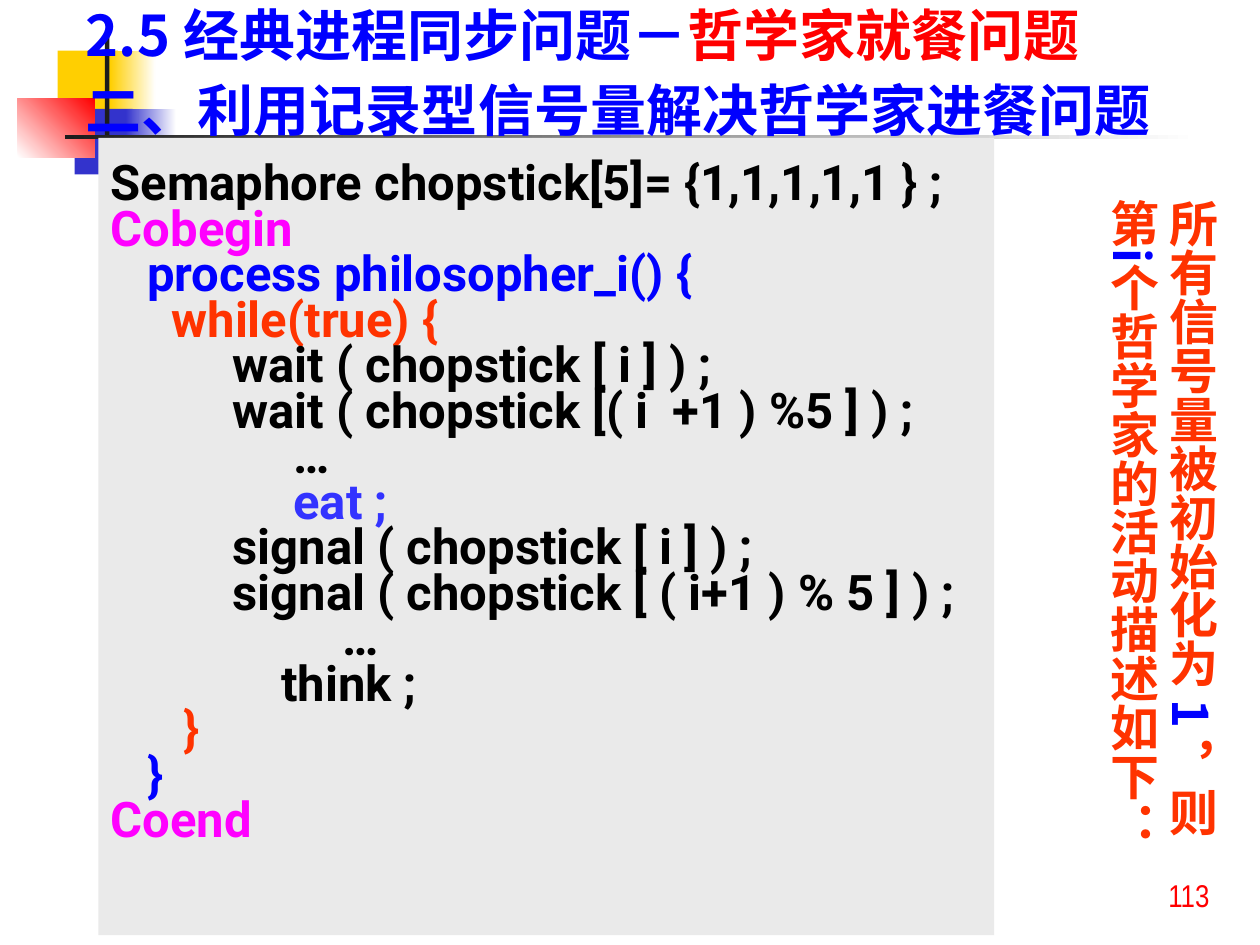
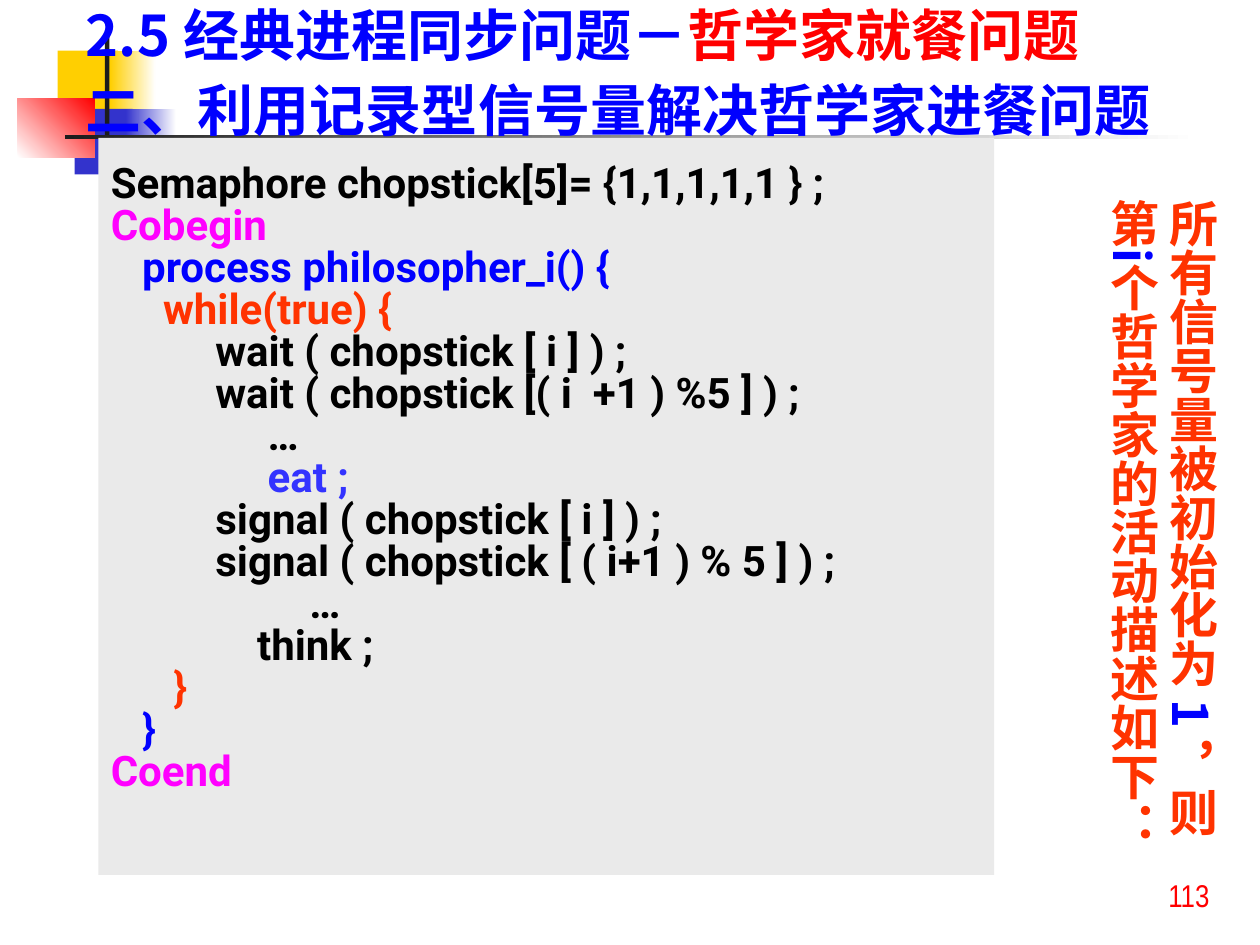
Before and after one commit to zeemeil/zeemeil.github.io, a slide deck: slide 113 of files/2025_2_OS/0909_OS_ch2.pptx. Drawn at 1260x945 pixels with LibreOffice and Linux fonts; fonts in the diff are those of the drawing. Boxes give left, top, right and bottom in pixels: in the first picture for what was removed or moved away, otherwise in the second. Text is boxed around its words. In the diff, an @@ line names an element or a change of style, - is before the commit and + after.

```diff
--- a/files/2025_2_OS/0909_OS_ch2.pptx
+++ b/files/2025_2_OS/0909_OS_ch2.pptx
@@ rectangle "Semaphore chopstick[5]= {1,1,1,1,1 } ;" resized from (x1=98, y1=137, x2=994, y2=935) to (x1=98, y1=137, x2=994, y2=874) @@
@@ rectangle "Semaphore chopstick[5]= {1,1,1,1,1 } ;" at (x1=98, y1=137, x2=994, y2=874): size 28 to 24 pt; less space between paragraphs @@
```
Also in this commit, not shown: 5 other slides changed, 17 other files.
